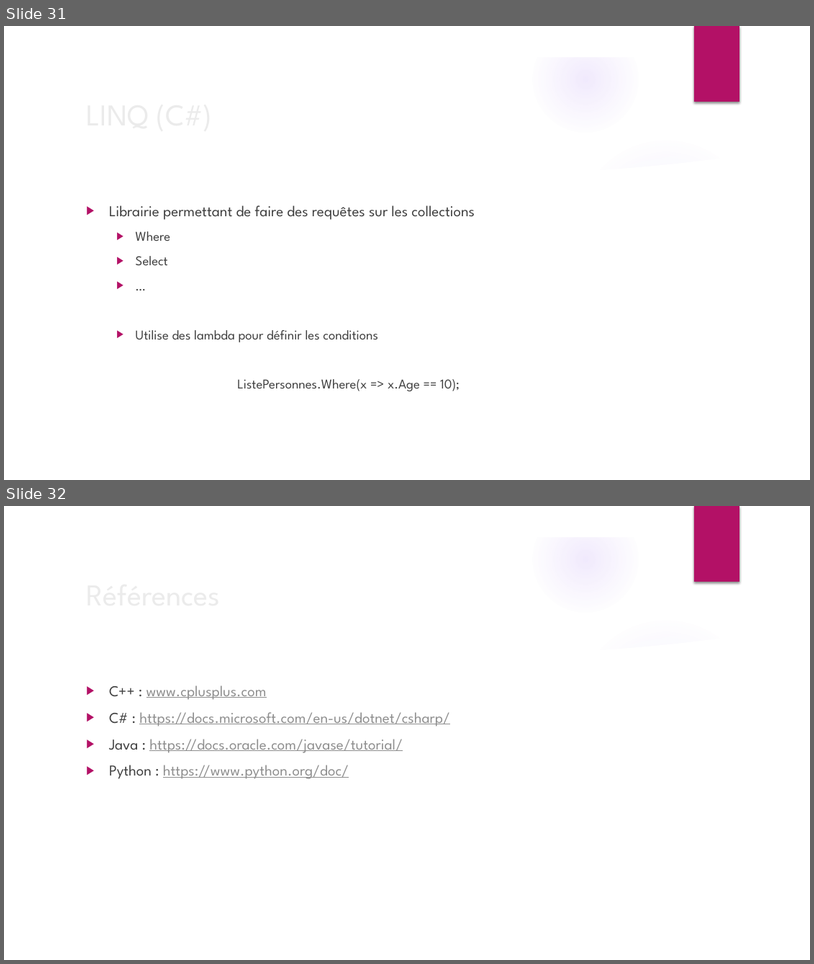
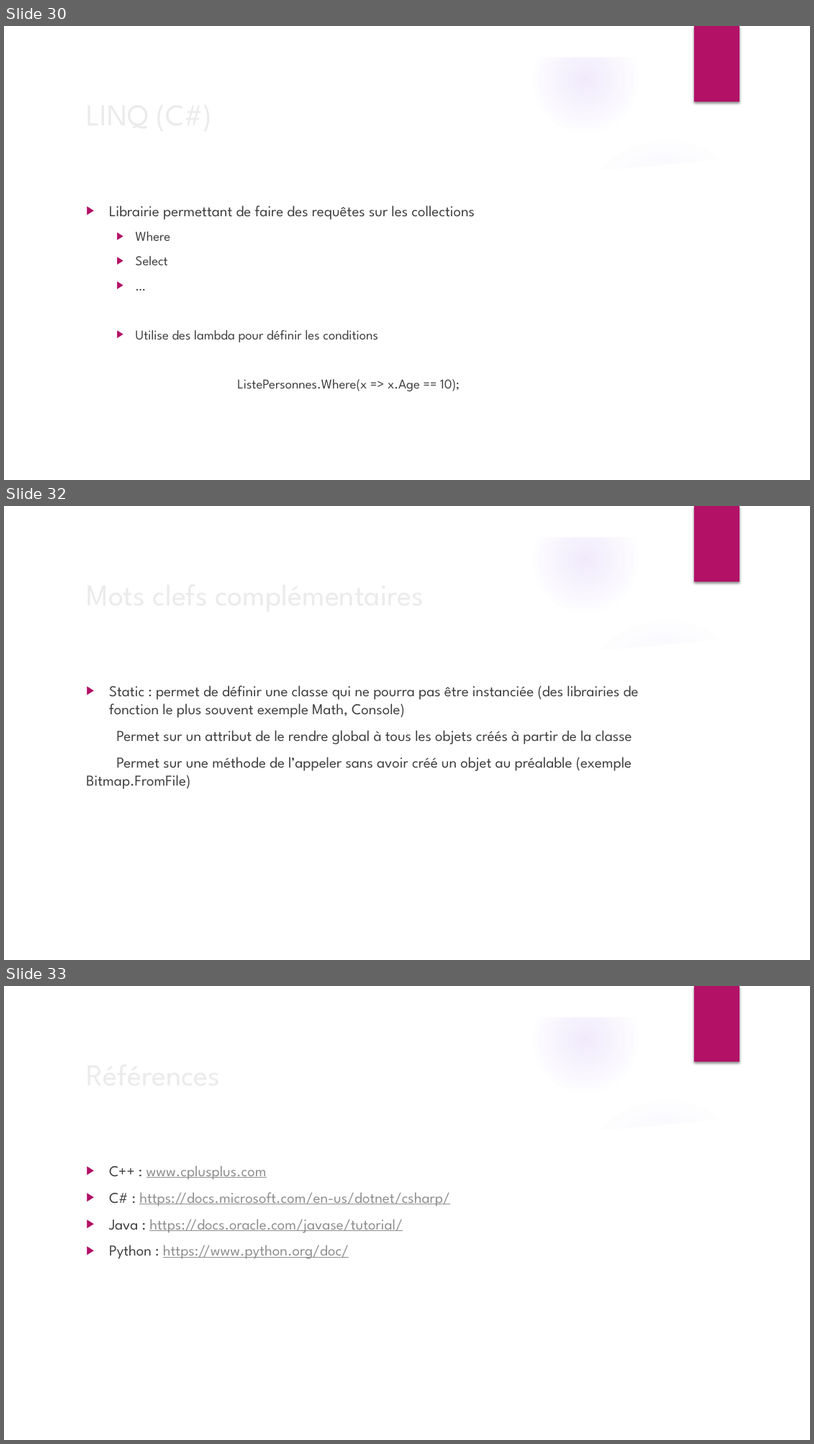
Before and after one commit to bjaout/CoursPOO, a slide deck: Cours de POO.pptx. Shown one above the other, each under a label of ours: slides 31 and 32 before the commit, slides 30, 32 and 33 after it; the slides between them are not shown. The pictures are 814x964 and 814x1444 pixels, drawn with LibreOffice and Linux fonts; fonts in the diff are those of the drawing; background and template pictures are left out. Boxes give left, top, right and bottom in pixels: in the first picture for what was removed or moved away, otherwise in the second. Text is boxed around its words. In the diff, an @@ line names an element or a change of style, - is before the commit and + after.

```diff
--- a/Cours de POO.pptx
+++ b/Cours de POO.pptx
@@ slide 32 added at <box>4,506,810,960</box>, background picture (left out); not listed: 9 template elements that a slide beside it also shows @@
@@ title added at <box>80,570,660,617</box>, 36 pt, text #EBEBEB @@
+Mots clefs complémentaires
@@ text added at <box>86,685,639,789</box>, 18 pt, text #404040 @@
+▶ Static : permet de définir une classe qui ne pourra pas être instanciée (des librairies de fonction le plus souvent exemple Math, Console)
+Permet sur un attribut de le rendre global à tous les objets créés à partir de la classe
+Permet sur une méthode de l’appeler sans avoir créé un objet au préalable (exemple Bitmap.FromFile)
@@ what was slide 31 is now slide 30 @@
@@ what was slide 32 is now slide 33 @@
```
Also in this commit, not shown: 4 slides changed, 2 other slides added, 1 slide removed.
